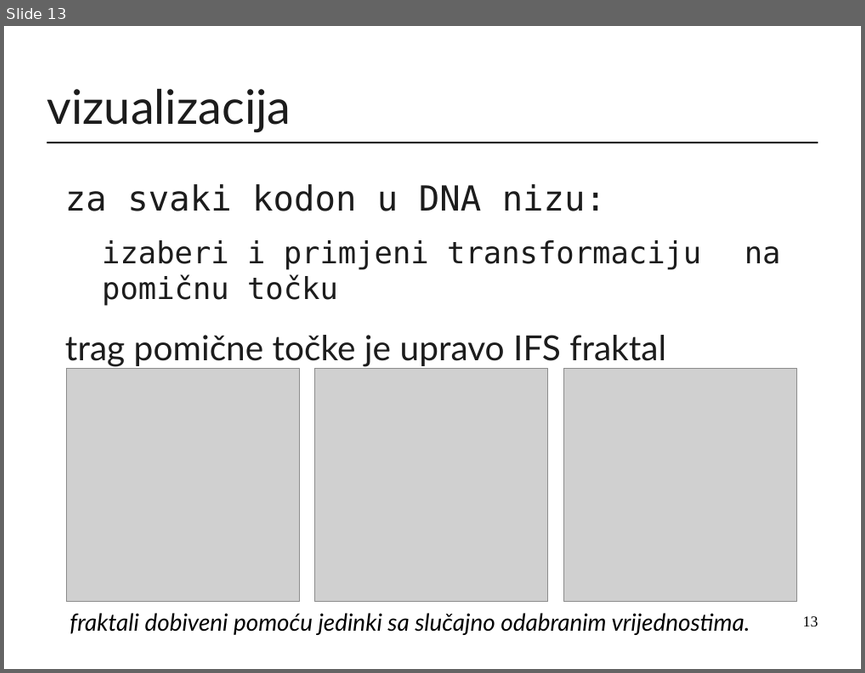
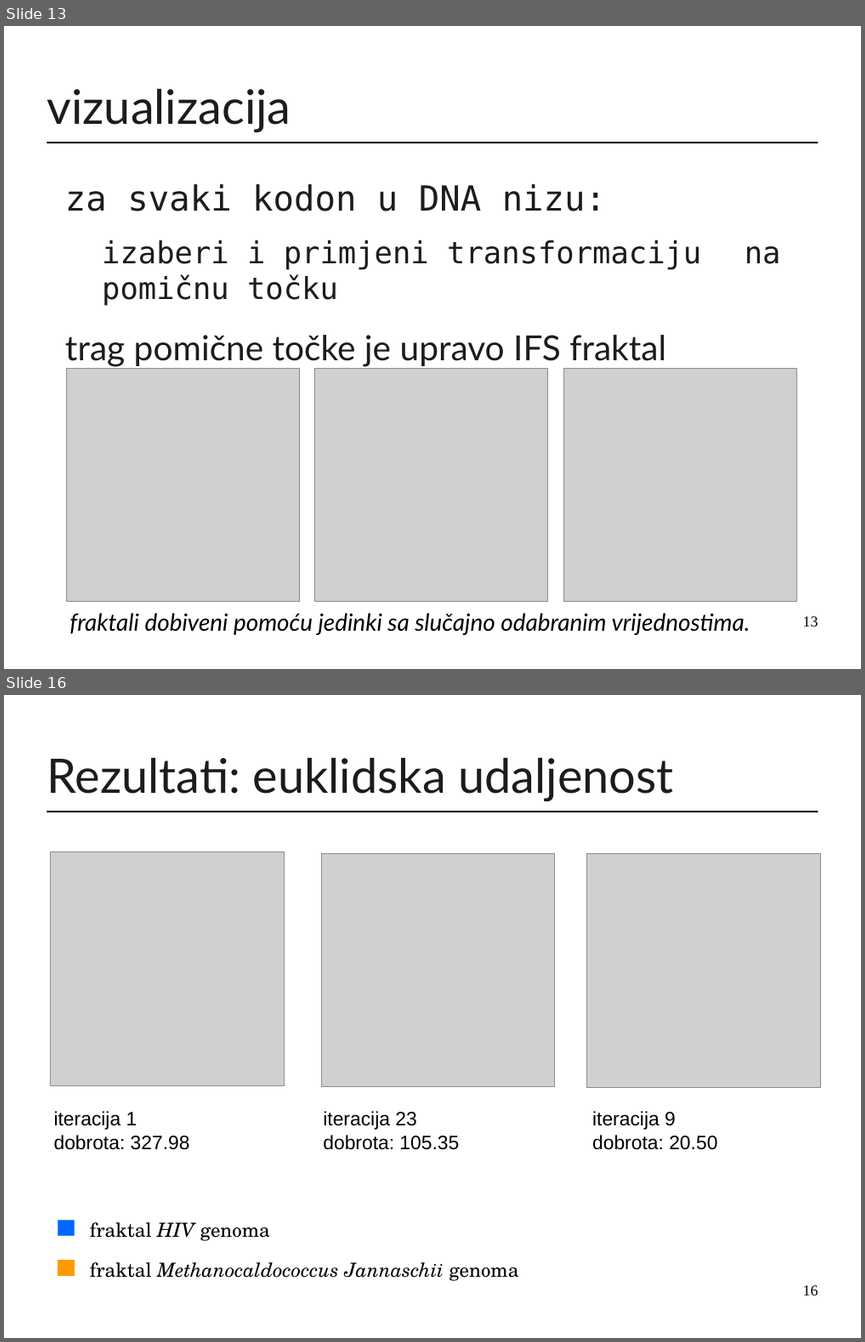
Before and after one commit to mirjamsk/DNAdrivenIFS, a slide deck: CD_bundle/prezentacija.odp. Shown one above the other, each under a label of ours: slide 13 before the commit, slides 13 and 16 after it; the slides between them are not shown. The pictures are 865x673 and 865x1342 pixels, drawn with LibreOffice and Linux fonts; fonts in the diff are those of the drawing; grey boxes stand for pictures. Boxes give left, top, right and bottom in pixels: in the first picture for what was removed or moved away, otherwise in the second. Text is boxed around its words. In the diff, an @@ line names an element or a change of style, - is before the commit and + after.

Commit message:
rez euklid

```diff
--- a/CD_bundle/prezentacija.odp
+++ b/CD_bundle/prezentacija.odp
@@ slide 16 added at (4,695,861,1338), background #FFFFFF; not listed: 1 template element that a slide beside it also shows @@
@@ title added at (46,758,673,801), 44 pt, text #1C1C1C @@
+Rezultati: euklidska udaljenost
@@ picture added at (51,852,284,1085) @@
@@ picture added at (321,854,555,1087) @@
@@ picture added at (587,854,820,1087) @@
@@ text added at (54,1111,190,1150), 18 pt, text #000000 @@
+iteracija 1
+dobrota: 327.98
@@ text added at (323,1111,459,1150), 18 pt, text #000000 @@
+iteracija 23
+dobrota: 105.35
@@ text added at (592,1111,717,1150), 18 pt, text #000000 @@
+iteracija 9
+dobrota: 20.50
@@ rectangle added at (58,1219,74,1236), fill #0066FF, outline #3399FF 0 pt @@
@@ text added at (90,1222,270,1241), 18 pt, text #000000 @@
+fraktal HIV genoma
@@ rectangle added at (58,1260,74,1276), fill #FF9900, outline #FF9900 0 pt @@
@@ text added at (90,1262,519,1281), 18 pt, text #000000, italic @@
+fraktal Methanocaldococcus Jannaschii genoma
@@ page number added at (803,1285,818,1295), 14 pt, text #000000 @@
+16
```
Also in this commit, not shown: 2 other slides added, 1 slide removed, 1 other file.
